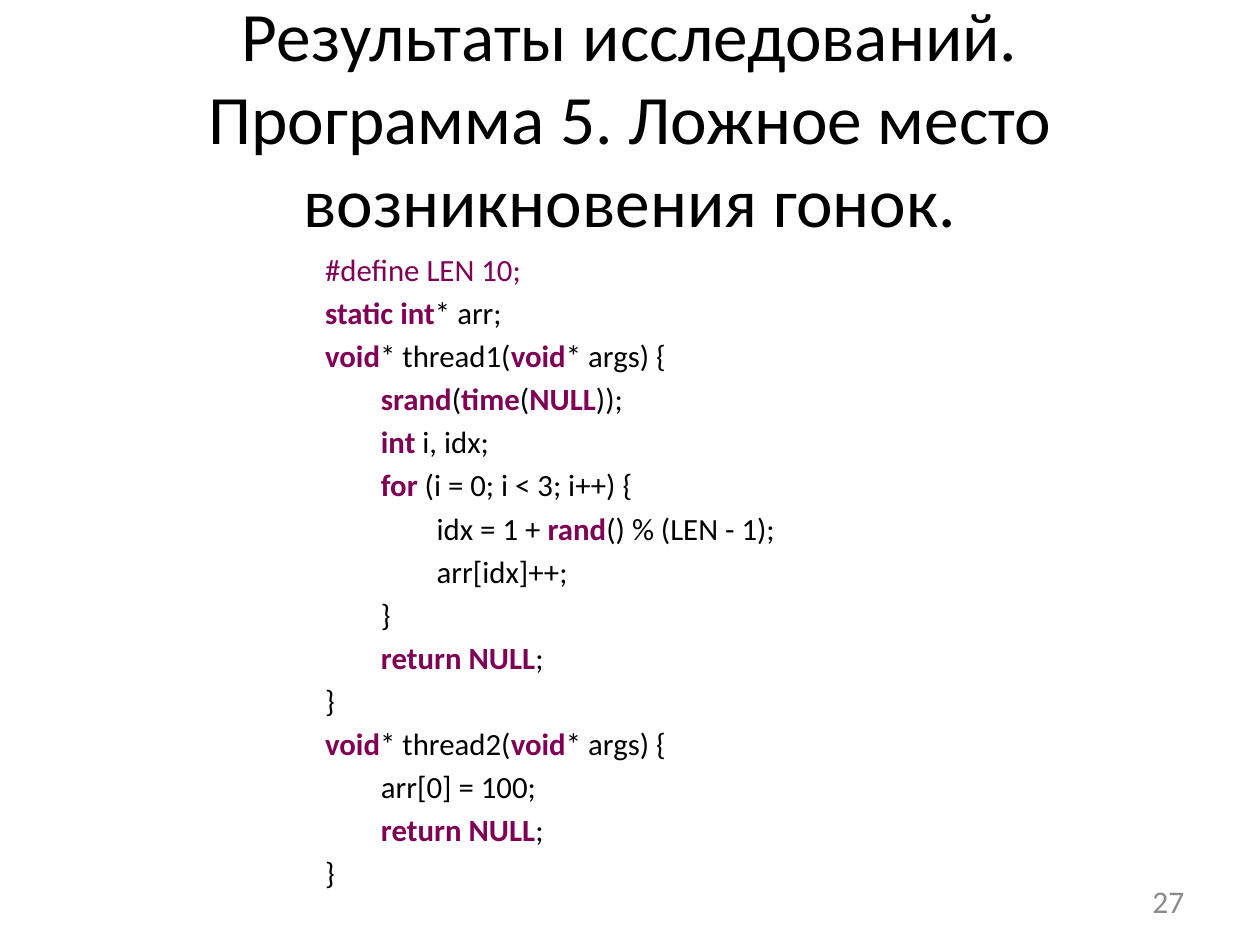
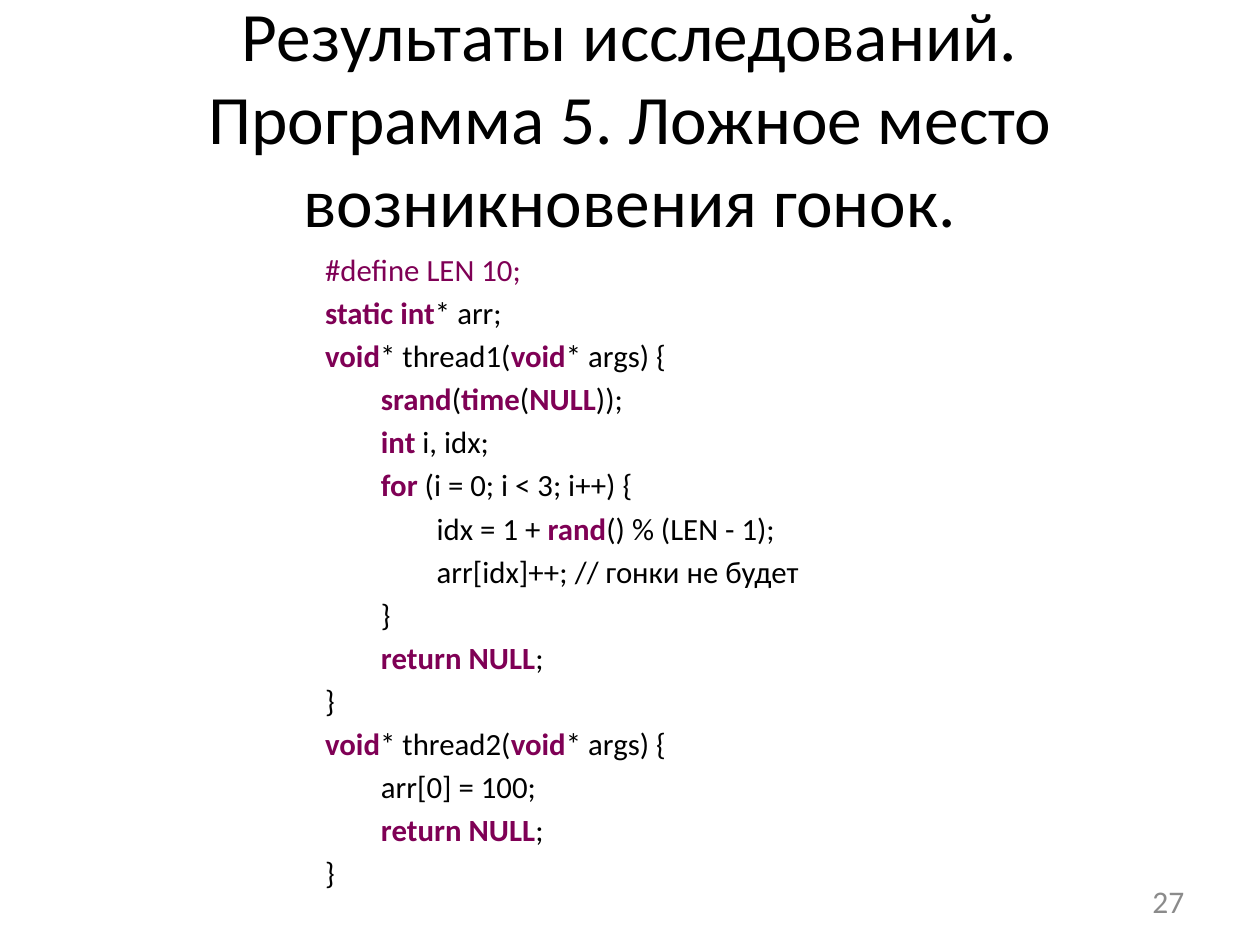
Before and after one commit to afrolovskiy/diplom, a slide deck: slide 27 of presentations/diplom/static race detection.pptx. Drawn at 1260x945 pixels with LibreOffice and Linux fonts; fonts in the diff are those of the drawing. Boxes give left, top, right and bottom in pixels: in the first picture for what was removed or moved away, otherwise in the second. Text is boxed around its words. In the diff, an @@ line names an element or a change of style, - is before the commit and + after.

```diff
--- a/presentations/diplom/static race detection.pptx
+++ b/presentations/diplom/static race detection.pptx
@@ text at bbox=[437, 560, 798, 588]: text changed @@
-arr[idx]++;
+arr[idx]++; // гонки не будет
```
Also in this commit, not shown: 3 other slides changed.
